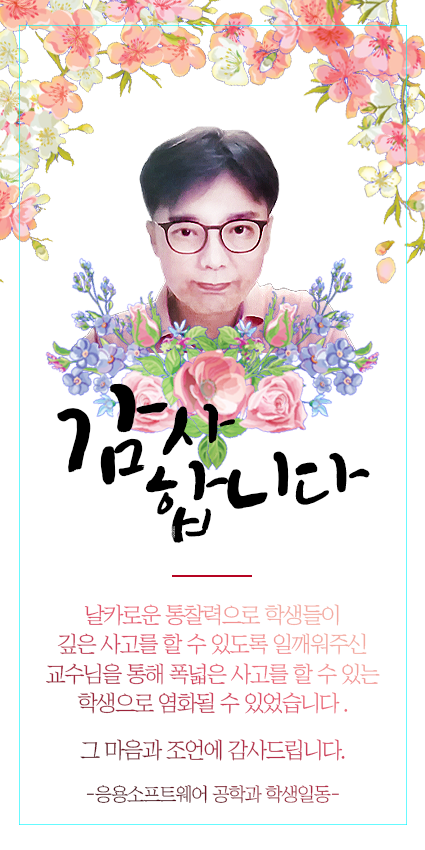
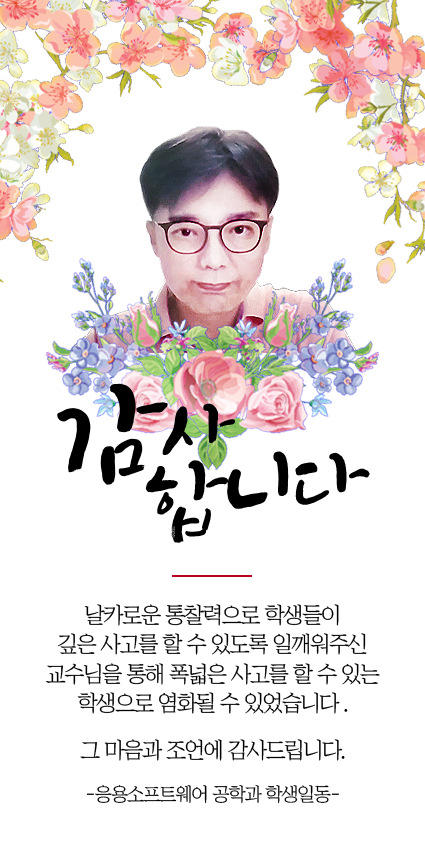
Layer changes from the first 425×850 image to the second:
hid "가이드라인" over bbox(19, 25, 407, 825)
